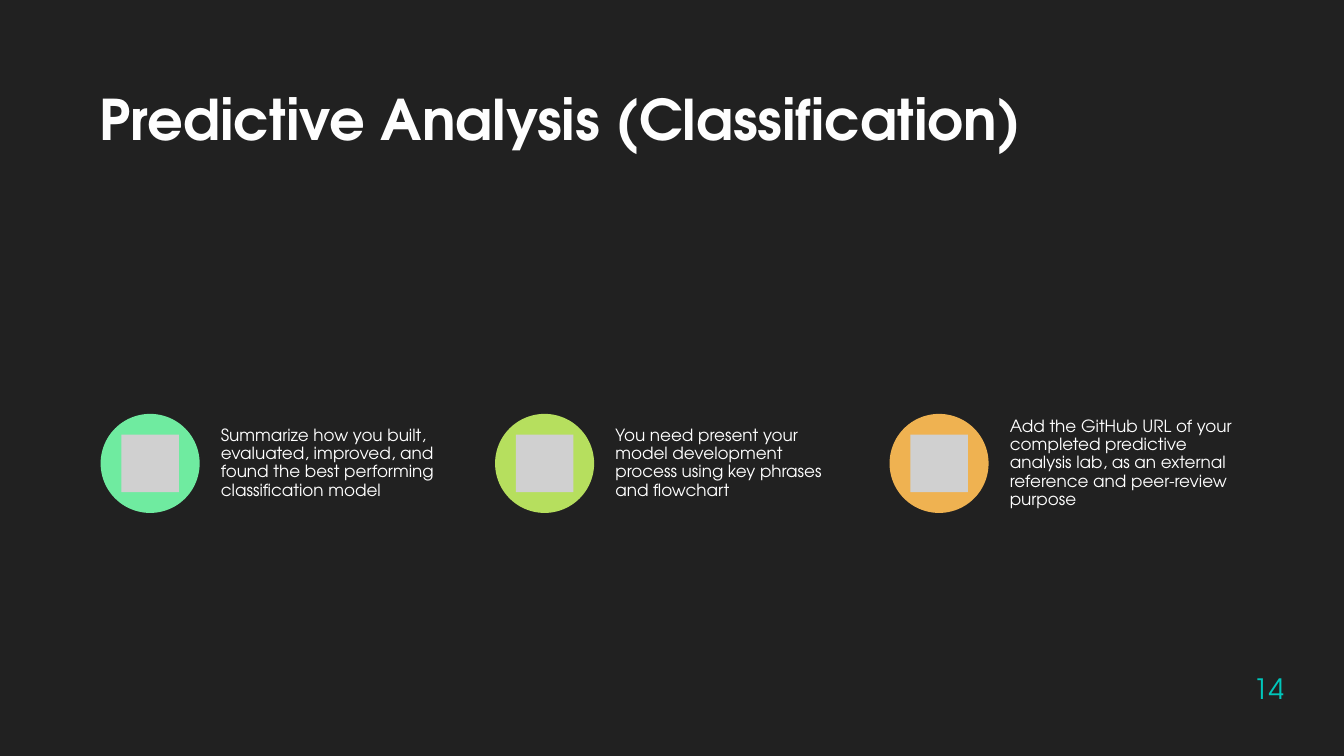
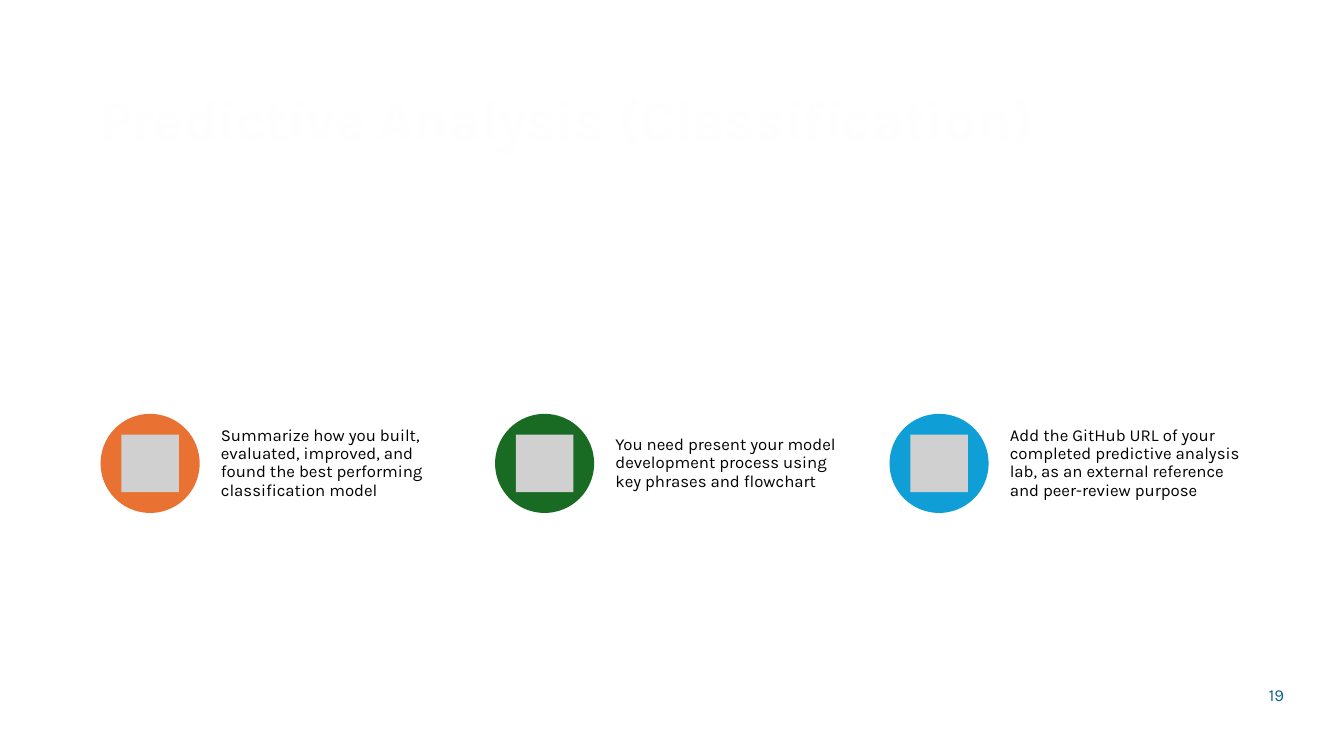
Before and after one commit to ObD-lance/data-science-capstone, a slide deck: slide 19 of LancePeterson-ds-capstone-slides.pptx (slide 14 before the commit). Drawn at 1344x756 pixels with LibreOffice and Linux fonts; fonts in the diff are those of the drawing; grey boxes stand for pictures; background and template pictures are left out. Boxes give left, top, right and bottom in pixels: in the first picture for what was removed or moved away, otherwise in the second. Text is boxed around its words. In the diff, an @@ line names an element or a change of style, - is before the commit and + after.

```diff
--- a/LancePeterson-ds-capstone-slides.pptx
+++ b/LancePeterson-ds-capstone-slides.pptx
@@ background #212121 to picture (left out) @@
@@ text "Predictive Analysis (Classification)" at (x1=90, y1=49, x2=1255, y2=156): font TeX Gyre Adventor to Karla @@
@@ ellipse at (x1=101, y1=414, x2=200, y2=513): fill #6FEBA0 to #E97132 @@
@@ ellipse at (x1=495, y1=414, x2=594, y2=513): fill #B6DF5E to #196B24 @@
@@ ellipse at (x1=890, y1=414, x2=989, y2=513): fill #EFB251 to #0F9ED5 @@
@@ font TeX Gyre Adventor to Karla, text colour #FFFFFF to #000000 in 3 elements at (x1=221, y1=429, x2=423, y2=497), (x1=615, y1=438, x2=836, y2=491), (x1=1010, y1=429, x2=1240, y2=500) @@
@@ page number at (x1=1269, y1=690, x2=1284, y2=701): text changed; size 20 to 12 pt; font TeX Gyre Adventor to Karla; text colour #00C6BB to #156082 @@
-14
+19
```
Also in this commit, not shown: 37 other slides changed, 8 slides added, 3 slides removed, 3 other files.
